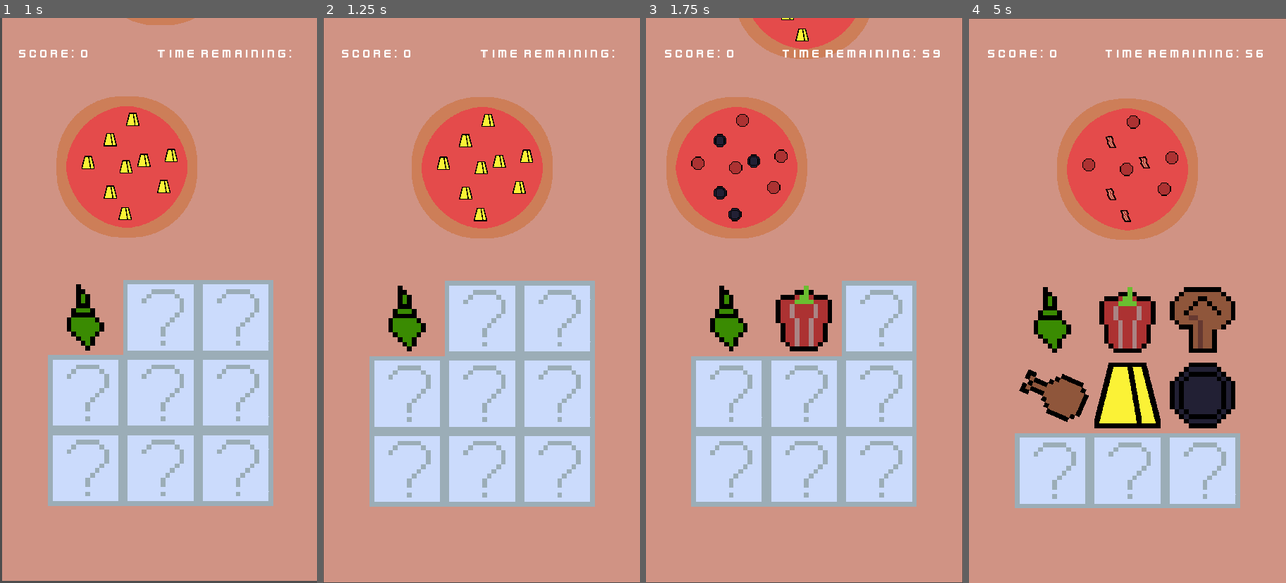
Above: before the commit, frames 1-4 (left to right).
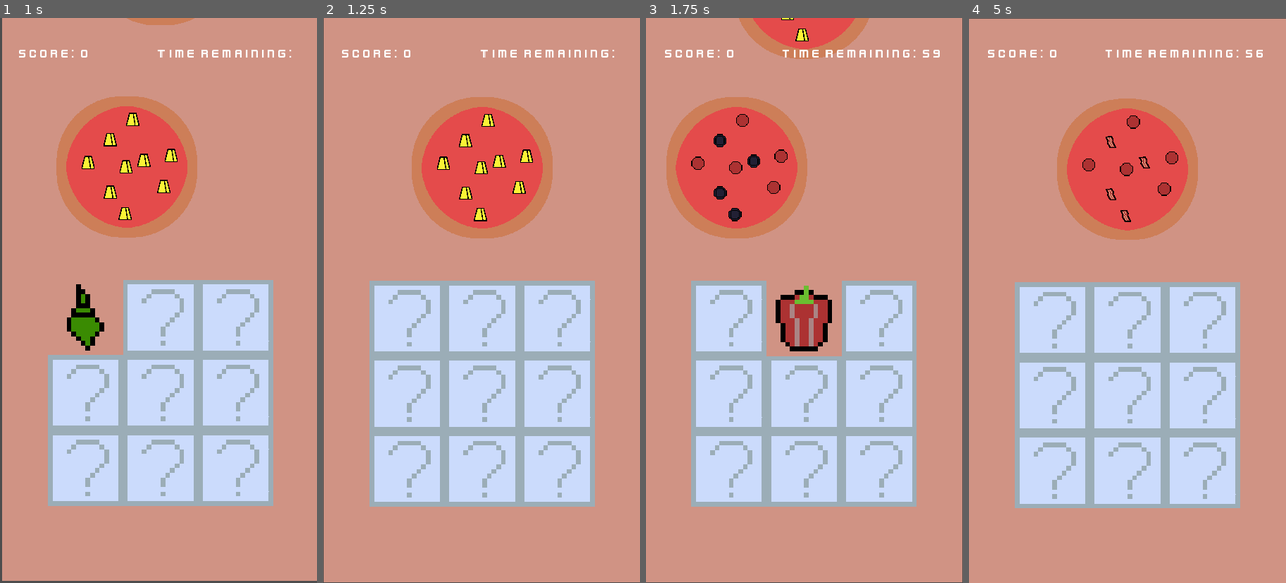
Above: after the commit, the same moments.

Repository: msanatan/EasyPizza
Game: Godot game, scene res://levels/main/game.tscn
Two runs of this game, one before a commit and one after it. Both use one fixed random seed, a clock stepped at 60 frames per second and the inputs below.
Inputs (mouse positions are in pixels of both pictures, inside the frame that each line leads up to):
- Up to frame 1 (1 s): tap Enter at 0.5 s; move the mouse to (82, 317) at 0.52 s; press the mouse at (82, 317) at 0.53 s
- Up to frame 2 (1.25 s): no input
- Up to frame 3 (1.75 s): move the mouse to (804, 317) at 1.27 s; release the mouse at (804, 317) at 1.28 s; click (804, 317) at 1.35 s
- Up to frame 4 (5 s): move the mouse to (1200, 317) at 2.02 s; press the mouse at (1200, 317) at 2.03 s; move the mouse to (1057, 396) at 2.77 s; release the mouse at (1057, 396) at 2.78 s; click (1057, 396) at 2.85 s; move the mouse to (1130, 390) at 3.52 s; press the mouse at (1130, 390) at 3.53 s; move the mouse to (1200, 396) at 4.27 s; release the mouse at (1200, 396) at 4.28 s; click (1200, 396) at 4.35 s

Frame 1 is identical in both runs. In frame 2, 3.2% of the frame differs, in the area x 14-39%, y 46-60%; in frame 3, 3.2%; in frame 4, 19%, in the area x 14-86%, y 46-74%.

Commit message:
Hide all ingredients at the end of each round
By using the pizza exit signal, we hide all ingredients when a new pizza arrives

Diff:
--- a/levels/main/game.gd
+++ b/levels/main/game.gd
@@ -108,7 +108,9 @@
 func setup_pizzas():
 	var children = $PizzaPool.get_children()
 	for child in children:
-		pizzas.append(child as Pizza)
+		var pizza = child as Pizza
+		pizzas.append(pizza)
+		pizza.connect("pizza_exit_complete", hide_ingredients)
 	current_pizza_index = 0
 
 
@@ -159,6 +161,12 @@
 		end_round()
 
 
+## Hide all ingredients, this should occur before every guess
+func hide_ingredients() -> void:
+	for ai in available_ingredients:
+		ai.hide_ingredient()
+
+
 func _on_game_timer_timeout():
 	remaining_time -= 1
 	time_remaining_label.text = "Time Remaining: %d" % remaining_time
